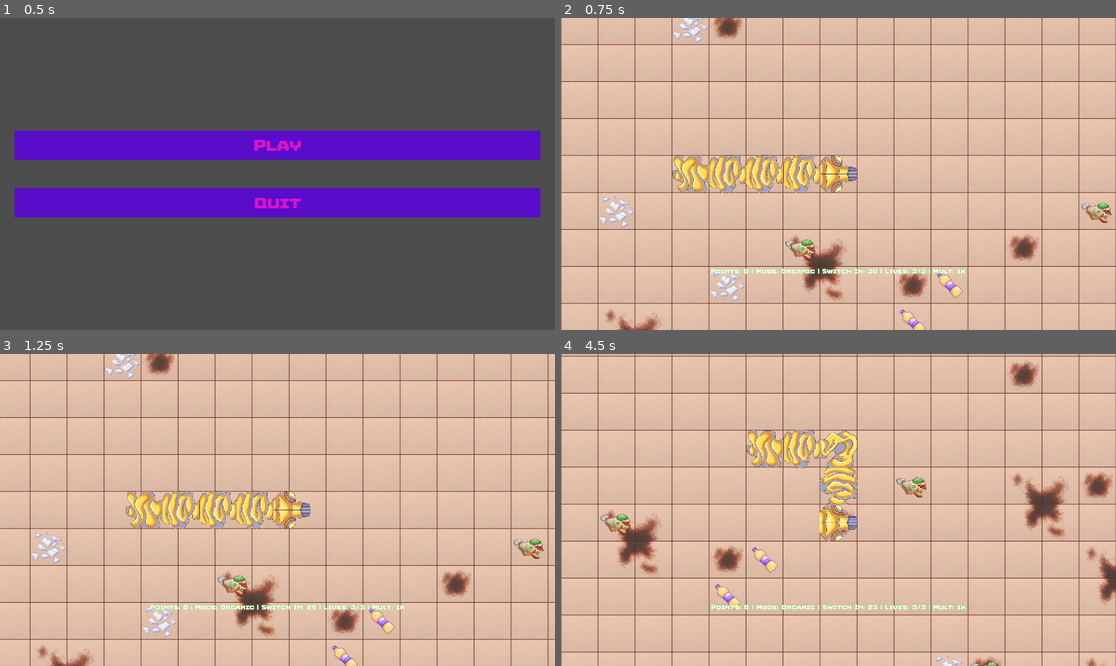
Above: before the commit, frames 1-4 (two rows, left to right).
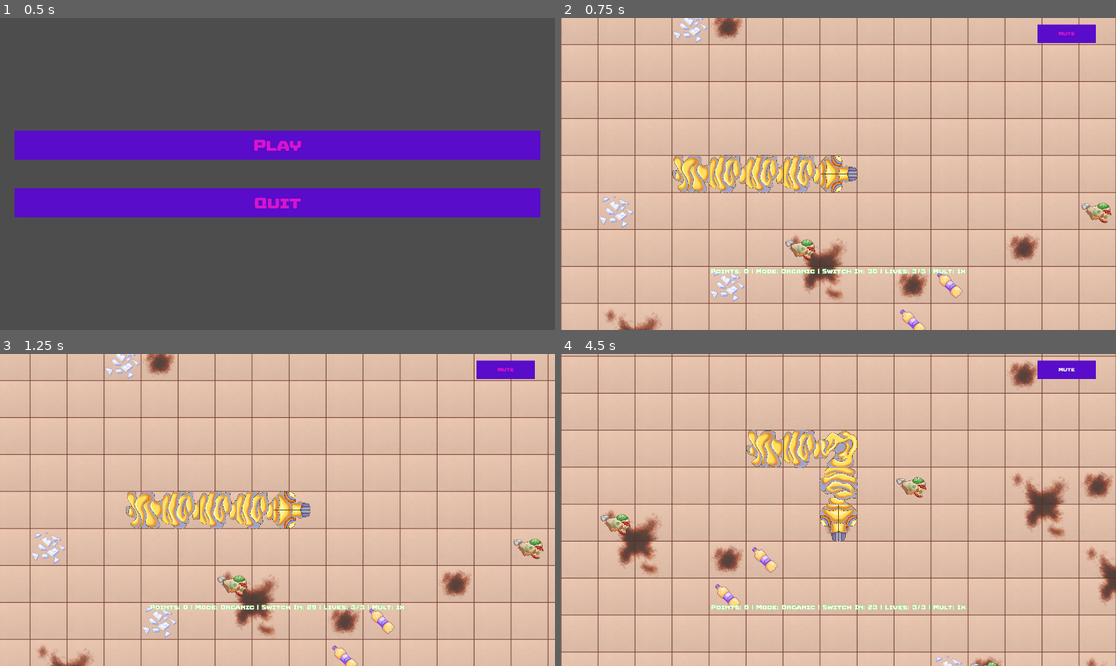
Above: after the commit, the same moments.

Repository: istamarahsan/s3rpent
Game: Godot game, scene res://root.tscn
Two runs of this game, one before a commit and one after it. Both use one fixed random seed, a clock stepped at 60 frames per second and the inputs below.
Inputs (mouse positions are in pixels of both pictures, inside the frame that each line leads up to):
- Up to frame 1 (0.5 s): no input
- Up to frame 2 (0.75 s): click "Play" at 0.5 s
- Up to frame 3 (1.25 s): no input
- Up to frame 4 (4.5 s): click (1066, 369) at 1.25 s, where only the run after the commit has a clickable "Mute"; click (1066, 369) at 2 s, where only the run after the commit has a clickable "Unmute"; hold Right (ui_right) 2.78-3.53 s; hold Down (ui_down) 3.53-4.28 s; hold Right (ui_right) from 4.28 s (still down)

Frame 1 is identical in both runs. In frame 2, 0.6% of the frame differs, in the area x 85-97%, y 2-9%; in frame 3, 0.6%; in frame 4, 1.3%, in the area x 46-97%, y 2-61%.

Commit message:
mute option, delay rotate move

Diff:
--- /dev/null
+++ b/audio/audio_bus.gd
@@ -0,0 +1,15 @@
+extends Node
+
+signal scale_changed
+
+var _master_scale: float = 1
+
+@export_range(0, 1, 0.01) var master_scale: float:
+	get:
+		return _master_scale
+	set(value):
+		_master_scale = clampf(value, 0, 1)
+		scale_changed.emit()
+
+func _ready():
+	scale_changed.emit()
--- /dev/null
+++ b/audio/audio_hook.gd
@@ -0,0 +1,8 @@
+extends AudioStreamPlayer
+
+func _ready():
+	AudioBus.scale_changed.connect(_adjust_scale)
+	_adjust_scale()
+
+func _adjust_scale():
+	volume_db = lerpf(-60.0, 0.0, AudioBus.master_scale)
--- a/cybersnake/cybersnake_game.gd
+++ b/cybersnake/cybersnake_game.gd
@@ -51,6 +51,7 @@
 			var segment_position = snake_state.tail[i_segment]
 			snake_state.tail[i_segment] = previous_segment_position
 			previous_segment_position = segment_position
+		flags.append("moved")
 
 	for food_state in food_states:
 		if food_state.is_eaten:
--- a/presentation/Sprite2D.gd
+++ /dev/null
@@ -1,4 +0,0 @@
-extends Sprite2D
-
-func _process(delta):
-	print(rotation)
--- a/presentation/components/demo_ui.gd
+++ b/presentation/components/demo_ui.gd
@@ -17,6 +17,7 @@
 func _ready():
 	score_upload_form.visible = false
 	game_over_buttons.visible = false
+	AudioBus.scale_changed.connect(func(): $MuteButton.text = "Mute" if AudioBus.master_scale > 0.0 else "Unmute")
 
 func _upload_score(score: int, player_alias: String):
 	leaderboard_post.request(
@@ -78,3 +79,6 @@
 
 func _on_quit_to_main_menu_button_button_up():
 	quit_to_main_menu.emit()
+
+func _on_mute_button_button_up():
+	AudioBus.master_scale = 0.0 if AudioBus.master_scale > 0.0 else 1.0
--- a/presentation/components/food_counter/demo_ui.tscn
+++ b/presentation/components/food_counter/demo_ui.tscn
@@ -156,6 +156,14 @@
 grow_vertical = 2
 text = "loading..."
 
+[node name="MuteButton" type="Button" parent="."]
+layout_mode = 0
+offset_left = 1649.0
+offset_top = 23.0
+offset_right = 1850.0
+offset_bottom = 86.0
+text = "Mute"
+
 [connection signal="updated" from="Stats/Panel/MarginContainer/VBoxContainer/Label/StateHook" to="Stats/Panel/MarginContainer/VBoxContainer/Label" method="_on_state_hook_updated"]
 [connection signal="button_up" from="Stats/Panel/MarginContainer/VBoxContainer/GameOverButtons/SaveScoreButton" to="." method="_on_save_score_button_button_up"]
 [connection signal="button_up" from="Stats/Panel/MarginContainer/VBoxContainer/GameOverButtons/ReplayButton" to="." method="_on_replay_button_button_up"]
@@ -165,3 +173,4 @@
 [connection signal="request_completed" from="LeaderboardFetch" to="." method="_on_leaderboard_fetch_request_completed"]
 [connection signal="button_up" from="LeaderboardThings/VBoxContainer/HBoxContainer/MarginContainer/SubmitScore" to="." method="_on_submit_score_button_up"]
 [connection signal="button_up" from="LeaderboardThings/VBoxContainer/HBoxContainer/MarginContainer2/CancelSubmitScore" to="." method="_on_cancel_submit_score_button_up"]
+[connection signal="button_up" from="MuteButton" to="." method="_on_mute_button_button_up"]
--- a/presentation/presentation.gd
+++ b/presentation/presentation.gd
@@ -26,6 +26,9 @@
 	elif active_segments.size() > state_hook.handle.snake_state.tail.size():
 		_remove_extra_segments()
 		_set_segment_types()
+
+	if "moved" in state_hook.handle.flags:
+		snake_head.rotation = _rotation_for_heading(state_hook.handle.snake_heading)
 
 	_animate_movement()
 	_set_segment_types()
@@ -87,7 +90,6 @@
 	var time_to_next_tick: float = scheduler_hook.time_to_next_tick()
 	move_tween = create_tween().set_parallel().set_ease(Tween.EASE_IN_OUT)
 	move_tween.tween_property(snake_head, "position", Vector2(state_hook.handle.snake_state.head * tile_size), time_to_next_tick/1.5)
-	snake_head.rotation = _rotation_for_heading(state_hook.handle.snake_heading)
 	for i in range(state_hook.handle.snake_state.tail.size()):
 		active_segments[i].visible = true
 		move_tween.tween_property(active_segments[i], "position", Vector2(state_hook.handle.snake_state.tail[i] * tile_size), time_to_next_tick/1.5)
--- a/presentation/presentation.tscn
+++ b/presentation/presentation.tscn
@@ -9,6 +9,7 @@
 [ext_resource type="AudioStream" uid="uid://bfw5o0ty5oxyt" path="res://assets/sfx/Damaged.wav" id="7_e6k27"]
 [ext_resource type="PackedScene" uid="uid://irjrthrlapp7" path="res://world/world.tscn" id="7_sxa72"]
 [ext_resource type="AudioStream" uid="uid://ddy7w4j7prxyp" path="res://assets/sfx/Eat_Trash.wav" id="9_0c5bm"]
+[ext_resource type="Script" path="res://audio/audio_hook.gd" id="9_get8u"]
 [ext_resource type="AudioStream" uid="uid://o7ife1rmeh2n" path="res://assets/sfx/Power_Up.wav" id="10_hy3no"]
 
 [sub_resource type="FastNoiseLite" id="FastNoiseLite_4dgey"]
@@ -46,12 +47,15 @@
 
 [node name="Hit" type="AudioStreamPlayer" parent="."]
 stream = ExtResource("7_e6k27")
+script = ExtResource("9_get8u")
 
 [node name="Eat" type="AudioStreamPlayer" parent="."]
 stream = ExtResource("9_0c5bm")
+script = ExtResource("9_get8u")
 
 [node name="PowerUp" type="AudioStreamPlayer" parent="."]
 stream = ExtResource("10_hy3no")
+script = ExtResource("9_get8u")
 
 [connection signal="updated" from="DebugCanvas/StateHook" to="DebugCanvas" method="_on_state_hook_updated"]
 [connection signal="updated" from="StateHook" to="." method="_on_state_hook_updated"]
--- a/project.godot
+++ b/project.godot
@@ -19,6 +19,7 @@
 
 TreeExtensions="*res://ext/tree_extensions.gd"
 VecExtensions="*res://ext/vec_extensions.gd"
+AudioBus="*res://audio/audio_bus.gd"
 
 [display]
 
Not shown: 1 places in presentation/presentation.tscn that only renumber resources
